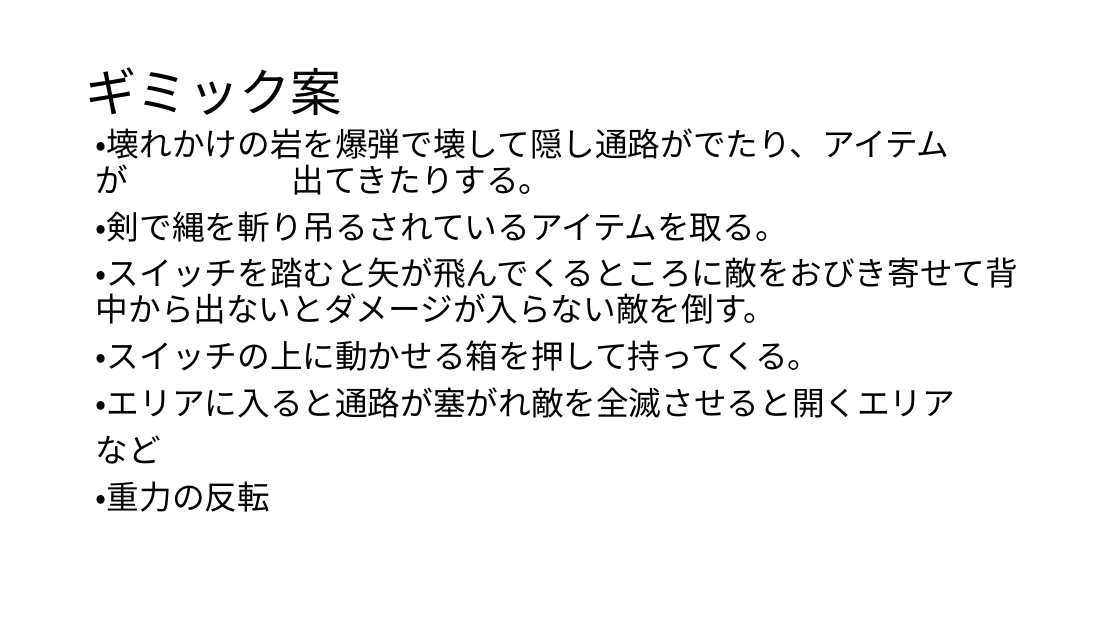
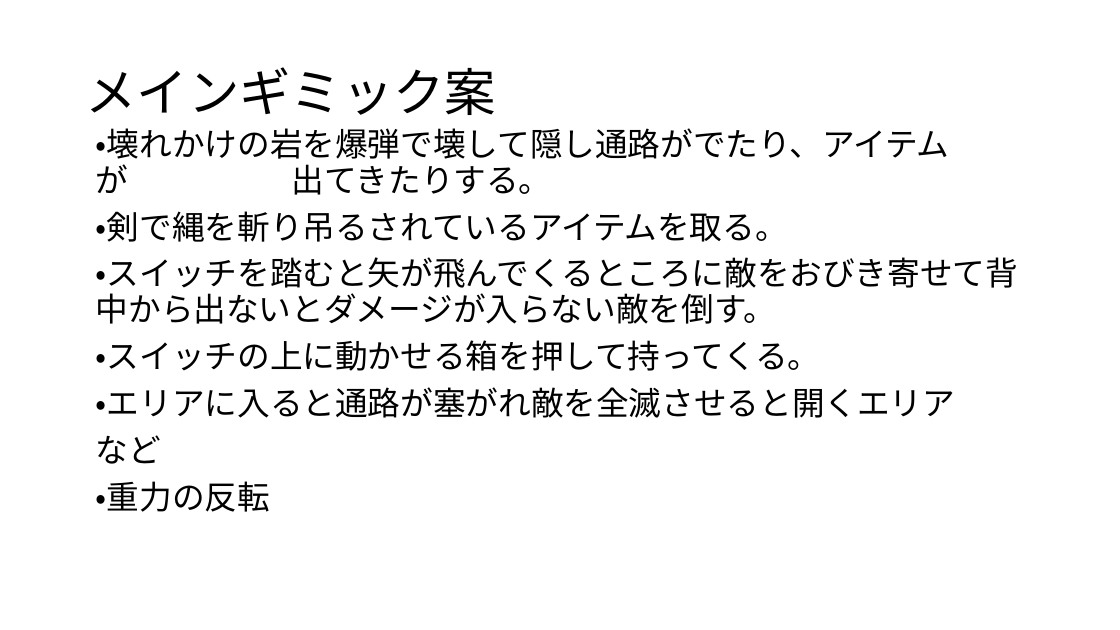
Before and after one commit to 2023Game/07Nakamoto, a slide deck: slide 11 of 3年後期/企画/ゲーム企画書4_提出 .pptx (slide 12 before the commit). Drawn at 1120x630 pixels with LibreOffice and Linux fonts; fonts in the diff are those of the drawing. Boxes give left, top, right and bottom in pixels: in the first picture for what was removed or moved away, otherwise in the second. Text is boxed around its words. In the diff, an @@ line names an element or a change of style, - is before the commit and + after.

```diff
--- a/3年後期/企画/ゲーム企画書4_提出 .pptx
+++ b/3年後期/企画/ゲーム企画書4_提出 .pptx
@@ title at [85,67,496,115]: text changed @@
-ギミック案
+メインギミック案
```
Also in this commit, not shown: 1 slide removed.
